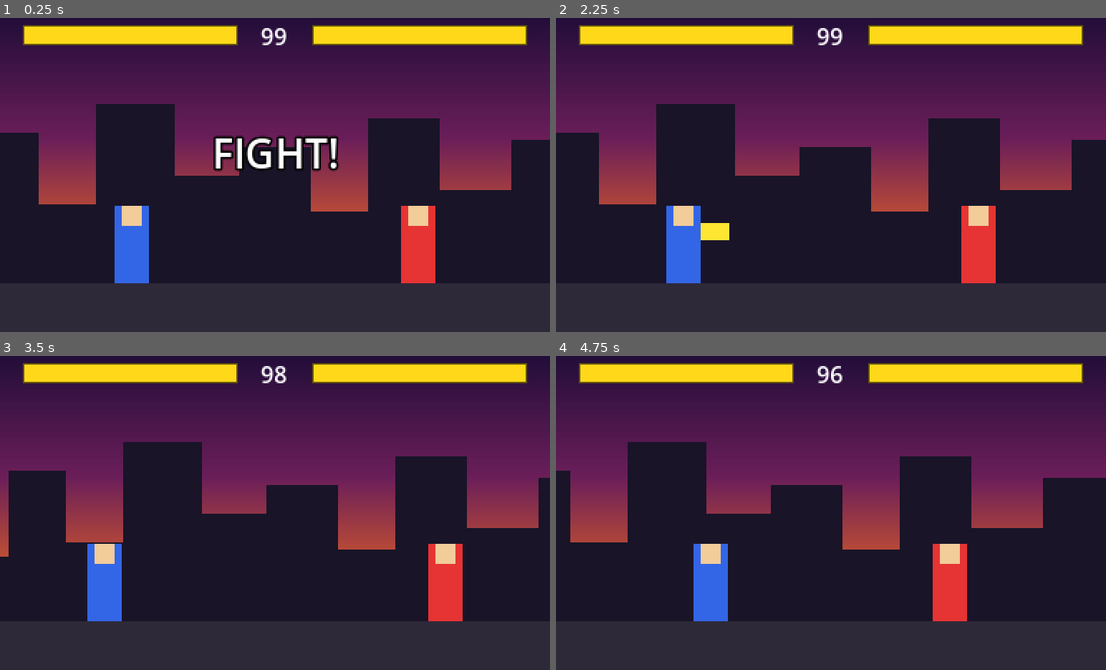
Above: before the commit, frames 1-4 (two rows, left to right).
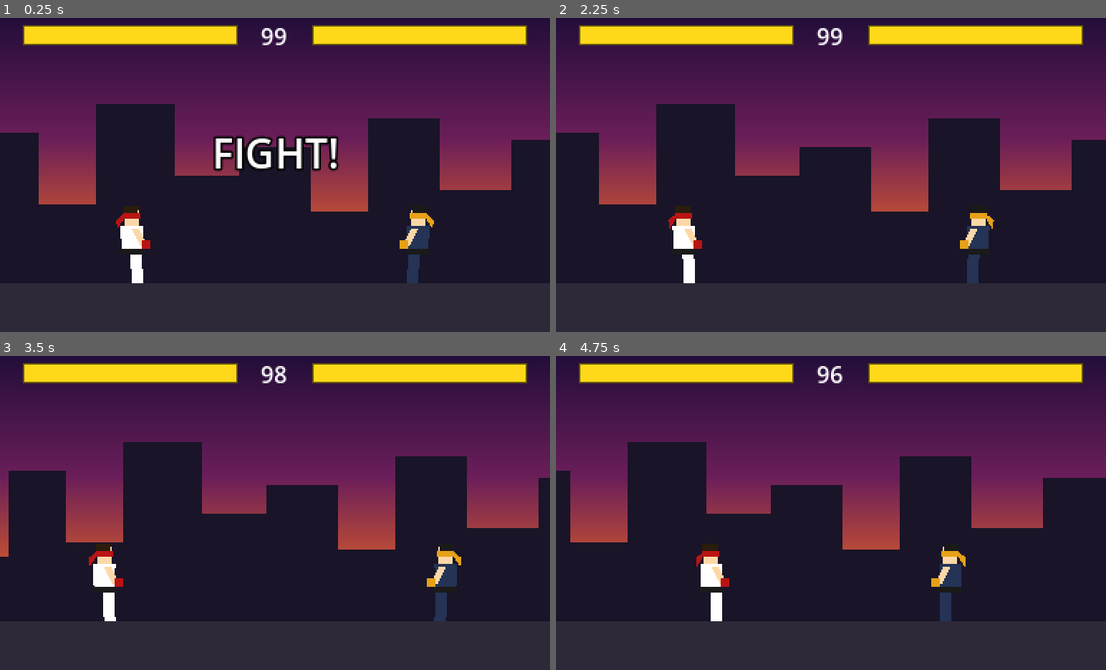
Above: after the commit, the same moments.

Repository: Antares1980/retro-fighter
Game: Godot game, scene res://scenes/Main.tscn
Same seed, same stepped clock (60 frames per second), same inputs: the game is played once before the commit and once after it.
Inputs (mouse positions are in pixels of both pictures, inside the frame that each line leads up to):
- Up to frame 1 (0.25 s): no input
- Up to frame 2 (2.25 s): tap Enter at 0.5, 2 s; move the mouse to (952, 156) at 0.52 s; hold D (p1_right) 0.53-1.25 s; tap L (p1_block) at 0.6 s; click (952, 156) at 0.67 s; tap Space at 0.77, 1.25 s; drag from (721, 187) to (974, 244) at 1.27 s; move the mouse to (886, 99) at 2.02 s; hold A (p1_left) from 2.03 s (still down); tap J (p1_punch) at 2.1 s
- Up to frame 3 (3.5 s): release A (p1_left) at 2.75 s; drag from (247, 572) to (445, 582) at 2.77 s
- Up to frame 4 (4.75 s): tap Space at 3.5, 3.77 s; move the mouse to (996, 556) at 3.52 s; hold D (p1_right) 3.53-4.25 s; tap Down (p2_down) at 3.6 s; drag from (666, 462) to (952, 582) at 4.27 s

The runs differ from the first frame. In frame 1, 3.0% of the frame differs, in the area x 20-80%, y 59-85%; in frame 2, 3.3%; in frame 3, 3.0%; in frame 4, 3.0%.

Commit message:
feat: Procedural Polygon2D Rig & Dynamic Palette Swap (Closes #13)

Diff:
--- a/scenes/Fighter.tscn
+++ b/scenes/Fighter.tscn
@@ -24,26 +24,77 @@
 
 [node name="Visual" type="Node2D" parent="."]
 
-[node name="Body" type="ColorRect" parent="Visual"]
-offset_left = -12.0
-offset_top = -54.0
-offset_right = 12.0
-color = Color(0.2, 0.4, 0.9, 1)
+[node name="BackArm" type="Polygon2D" parent="Visual"]
+z_index = -2
+z_as_relative = true
+color = Color(0.988235, 0.847059, 0.658824, 1)
+polygon = PackedVector2Array(-6, -38, -1, -38, 1, -28, -4, -26)
 
-[node name="Head" type="ColorRect" parent="Visual"]
-offset_left = -7.0
-offset_top = -54.0
-offset_right = 7.0
-offset_bottom = -40.0
-color = Color(0.95, 0.8, 0.6, 1)
+[node name="BackLeg" type="Polygon2D" parent="Visual"]
+z_index = -1
+z_as_relative = true
+color = Color(0.88, 0.88, 0.88, 1)
+polygon = PackedVector2Array(-7, -20, 0, -20, -1, 0, -8, 0)
 
-[node name="AttackVisual" type="ColorRect" parent="Visual"]
-visible = false
-offset_left = 12.0
-offset_top = -42.0
-offset_right = 32.0
-offset_bottom = -30.0
-color = Color(1, 0.9, 0.2, 1)
+[node name="TorsoGi" type="Polygon2D" parent="Visual"]
+z_index = 0
+z_as_relative = true
+color = Color(1, 1, 1, 1)
+polygon = PackedVector2Array(-8, -40, 8, -40, 7, -22, -7, -22)
+
+[node name="Belt" type="Polygon2D" parent="Visual"]
+z_index = 1
+z_as_relative = true
+color = Color(0.1, 0.1, 0.1, 1)
+polygon = PackedVector2Array(-8, -24, 8, -24, 8, -20, -8, -20)
+
+[node name="BeltKnot" type="Polygon2D" parent="Visual"]
+z_index = 1
+z_as_relative = true
+color = Color(0.1, 0.1, 0.1, 1)
+polygon = PackedVector2Array(-1, -22, 3, -22, 4, -12, 1, -12)
+
+[node name="Head" type="Polygon2D" parent="Visual"]
+z_index = 2
+z_as_relative = true
+color = Color(0.988235, 0.847059, 0.658824, 1)
+polygon = PackedVector2Array(-5, -52, 5, -52, 5, -40, -5, -40)
+
+[node name="Hair" type="Polygon2D" parent="Visual"]
+z_index = 3
+z_as_relative = true
+color = Color(0.17, 0.11, 0.05, 1)
+polygon = PackedVector2Array(-6, -54, 5, -54, 4, -48, -6, -48)
+
+[node name="Headband" type="Polygon2D" parent="Visual"]
+z_index = 3
+z_as_relative = true
+color = Color(0.72, 0.08, 0.08, 1)
+polygon = PackedVector2Array(-6, -49, 6, -49, 6, -45, -6, -45)
+
+[node name="Ties" type="Polygon2D" parent="Visual"]
+z_index = 2
+z_as_relative = true
+color = Color(0.72, 0.08, 0.08, 1)
+polygon = PackedVector2Array(-6, -48, -11, -44, -10, -38, -6, -44)
+
+[node name="LeadLeg" type="Polygon2D" parent="Visual"]
+z_index = 4
+z_as_relative = true
+color = Color(1, 1, 1, 1)
+polygon = PackedVector2Array(-1, -20, 7, -20, 8, 0, 0, 0)
+
+[node name="LeadArm" type="Polygon2D" parent="Visual"]
+z_index = 5
+z_as_relative = true
+color = Color(0.988235, 0.847059, 0.658824, 1)
+polygon = PackedVector2Array(0, -38, 5, -38, 10, -28, 6, -26)
+
+[node name="Glove" type="Polygon2D" parent="Visual"]
+z_index = 5
+z_as_relative = true
+color = Color(0.72, 0.08, 0.08, 1)
+polygon = PackedVector2Array(7, -30, 13, -30, 13, -24, 7, -24)
 
 [node name="Hurtbox" type="Area2D" parent="."]
 collision_layer = 8
--- a/scripts/Fighter.gd
+++ b/scripts/Fighter.gd
@@ -63,8 +63,22 @@
 const VIEWPORT_MARGIN_X: float = 16.0
 
 # Visual Styling
-const GI_COLOR_P1: Color = Color(0.2, 0.4, 0.9, 1.0)
-const GI_COLOR_P2: Color = Color(0.9, 0.2, 0.2, 1.0)
+const PALETTES: Dictionary = {
+	1: {
+		"gi": Color("ffffff"),
+		"accent": Color("b81414"),
+		"skin": Color("fcd8a8"),
+		"hair": Color("2b1d0c"),
+		"belt": Color("1a1a1a"),
+	},
+	2: {
+		"gi": Color("243356"),
+		"accent": Color("e6a117"),
+		"skin": Color("fcd8a8"),
+		"hair": Color("1a1a1a"),
+		"belt": Color("1a1a1a"),
+	}
+}
 
 @export var player_id: int = 1
 @export var max_health: int = MAX_HEALTH
@@ -95,9 +109,8 @@
 @onready var hurtbox: Hurtbox = $Hurtbox if has_node("Hurtbox") else null
 @onready var hitbox: Hitbox = $Hitbox if has_node("Hitbox") else null
 @onready var visual: Node2D = $Visual if has_node("Visual") else null
-@onready var body_rect: ColorRect = $Visual/Body if has_node("Visual/Body") else null
-@onready var head_rect: ColorRect = $Visual/Head if has_node("Visual/Head") else null
-@onready var attack_visual: ColorRect = $Visual/AttackVisual if has_node("Visual/AttackVisual") else null
+@onready var torso_gi: Polygon2D = $Visual/TorsoGi if has_node("Visual/TorsoGi") else null
+@onready var head_poly: Polygon2D = $Visual/Head if has_node("Visual/Head") else null
 
 func _init() -> void:
 	# Default CharacterBody2D configuration
@@ -124,16 +137,14 @@
 		hitbox = $Hitbox
 	if visual == null and has_node("Visual"):
 		visual = $Visual
-	if body_rect == null and has_node("Visual/Body"):
-		body_rect = $Visual/Body
-	if head_rect == null and has_node("Visual/Head"):
-		head_rect = $Visual/Head
-	if attack_visual == null and has_node("Visual/AttackVisual"):
-		attack_visual = $Visual/AttackVisual
+	if torso_gi == null and has_node("Visual/TorsoGi"):
+		torso_gi = $Visual/TorsoGi
+	if head_poly == null and has_node("Visual/Head"):
+		head_poly = $Visual/Head
 
 ## Configures the fighter for Player 1 or Player 2.
-## P1: Hurtbox Layer 4, Hitbox Layer 5 (mask 6), gi color blue.
-## P2: Hurtbox Layer 6, Hitbox Layer 7 (mask 4), gi color red.
+## P1: Hurtbox Layer 4, Hitbox Layer 5 (mask 6), white gi / crimson accents.
+## P2: Hurtbox Layer 6, Hitbox Layer 7 (mask 4), navy gi / gold accents.
 func setup(p_player_id: int) -> void:
 	player_id = p_player_id
 	_init_nodes()
@@ -152,11 +163,10 @@
 
 	if player_id == 1:
 		facing = 1
-		set_gi_color(GI_COLOR_P1)
 	elif player_id == 2:
 		facing = -1
-		set_gi_color(GI_COLOR_P2)
-
+
+	apply_palette(player_id)
 	set_facing(facing)
 
 func _unhandled_input(event: InputEvent) -> void:
@@ -350,15 +360,12 @@
 			hitbox.activate()
 			for area in hitbox.get_overlapping_areas():
 				hitbox.trigger_hit(area)
-		_set_attack_visual(true, "punch")
 	elif attack_tick == PUNCH_STARTUP_TICKS + PUNCH_ACTIVE_TICKS + 1:
 		if hitbox != null:
 			hitbox.deactivate()
-		_set_attack_visual(false)
 	elif attack_tick > PUNCH_TOTAL_TICKS:
 		if hitbox != null:
 			hitbox.deactivate()
-		_set_attack_visual(false)
 		change_state(State.IDLE)
 
 func _process_attack_kick(_delta: float) -> void:
@@ -373,15 +380,12 @@
 			hitbox.activate()
 			for area in hitbox.get_overlapping_areas():
 				hitbox.trigger_hit(area)
-		_set_attack_visual(true, "kick")
 	elif attack_tick == KICK_STARTUP_TICKS + KICK_ACTIVE_TICKS + 1:
 		if hitbox != null:
 			hitbox.deactivate()
-		_set_attack_visual(false)
 	elif attack_tick > KICK_TOTAL_TICKS:
 		if hitbox != null:
 			hitbox.deactivate()
-		_set_attack_visual(false)
 		change_state(State.IDLE)
 
 func _process_block_stun(_delta: float) -> void:
@@ -437,7 +441,6 @@
 	if old_state in [State.ATTACK_PUNCH, State.ATTACK_KICK]:
 		if hitbox != null:
 			hitbox.deactivate()
-		_set_attack_visual(false)
 
 	# Enter new state
 	match new_state:
@@ -597,7 +600,6 @@
 		hitbox.reset_hit()
 
 	_set_visual_crouch(false)
-	_set_attack_visual(false)
 
 	if player_id == 1:
 		facing = 1
@@ -683,37 +685,66 @@
 	return 0.0
 
 func set_gi_color(color: Color) -> void:
-	if body_rect != null:
-		body_rect.color = color
-
-func _set_visual_crouch(crouch: bool) -> void:
-	if body_rect != null:
-		if crouch:
-			body_rect.offset_top = -32.0
-		else:
-			body_rect.offset_top = -54.0
-	if head_rect != null:
-		if crouch:
-			head_rect.offset_top = -32.0
-			head_rect.offset_bottom = -18.0
-		else:
-			head_rect.offset_top = -54.0
-			head_rect.offset_bottom = -40.0
-
-func _set_attack_visual(active: bool, attack_type: String = "") -> void:
-	if attack_visual != null:
-		attack_visual.visible = active
-		if active:
-			if attack_type == "punch":
-				attack_visual.offset_left = 12.0
-				attack_visual.offset_top = -42.0
-				attack_visual.offset_right = 32.0
-				attack_visual.offset_bottom = -30.0
-			elif attack_type == "kick":
-				attack_visual.offset_left = 12.0
-				attack_visual.offset_top = -18.0
-				attack_visual.offset_right = 36.0
-				attack_visual.offset_bottom = -6.0
+	if torso_gi != null:
+		torso_gi.color = color
+
+func apply_palette(p_player_id: int = -1) -> void:
+	var pid: int = player_id if p_player_id <= 0 else p_player_id
+	if not PALETTES.has(pid):
+		return
+	var palette: Dictionary = PALETTES[pid]
+
+	var node_torso: Polygon2D = get_node_or_null("Visual/TorsoGi") as Polygon2D
+	if node_torso != null and palette.has("gi"):
+		node_torso.color = palette["gi"]
+
+	var node_lead_leg: Polygon2D = get_node_or_null("Visual/LeadLeg") as Polygon2D
+	if node_lead_leg != null and palette.has("gi"):
+		node_lead_leg.color = palette["gi"]
+
+	var node_back_leg: Polygon2D = get_node_or_null("Visual/BackLeg") as Polygon2D
+	if node_back_leg != null and palette.has("gi"):
+		node_back_leg.color = palette["gi"]
+
+	var node_headband: Polygon2D = get_node_or_null("Visual/Headband") as Polygon2D
+	if node_headband != null and palette.has("accent"):
+		node_headband.color = palette["accent"]
+
+	var node_ties: Polygon2D = get_node_or_null("Visual/Ties") as Polygon2D
+	if node_ties != null and palette.has("accent"):
+		node_ties.color = palette["accent"]
+
+	var node_glove: Polygon2D = get_node_or_null("Visual/Glove") as Polygon2D
+	if node_glove != null and palette.has("accent"):
+		node_glove.color = palette["accent"]
+
+	var node_head: Polygon2D = get_node_or_null("Visual/Head") as Polygon2D
+	if node_head != null and palette.has("skin"):
+		node_head.color = palette["skin"]
+
+	var node_lead_arm: Polygon2D = get_node_or_null("Visual/LeadArm") as Polygon2D
+	if node_lead_arm != null and palette.has("skin"):
+		node_lead_arm.color = palette["skin"]
+
+	var node_back_arm: Polygon2D = get_node_or_null("Visual/BackArm") as Polygon2D
+	if node_back_arm != null and palette.has("skin"):
+		node_back_arm.color = palette["skin"]
+
+	var node_hair: Polygon2D = get_node_or_null("Visual/Hair") as Polygon2D
+	if node_hair != null and palette.has("hair"):
+		node_hair.color = palette["hair"]
+
+	var node_belt: Polygon2D = get_node_or_null("Visual/Belt") as Polygon2D
+	if node_belt != null and palette.has("belt"):
+		node_belt.color = palette["belt"]
+
+	var node_belt_knot: Polygon2D = get_node_or_null("Visual/BeltKnot") as Polygon2D
+	if node_belt_knot != null and palette.has("belt"):
+		node_belt_knot.color = palette["belt"]
+
+func _set_visual_crouch(_crouch: bool) -> void:
+	if visual != null:
+		visual.position = Vector2.ZERO
 
 func _find_opponent_and_camera() -> void:
 	if opponent == null and get_parent() != null:
--- a/tests/test_fighter.gd
+++ b/tests/test_fighter.gd
@@ -49,6 +49,7 @@
 	test_ac06_boundary_clamping()
 	test_ac07_ko_knockdown_dead_and_reset()
 	test_ac10_p2_dummy_toggle_and_behavior()
+	test_ac1_palette_application_on_setup()
 
 	print("\n=== Test Results: %d passed, %d failed ===" % [passed, failed])
 	return failed == 0
@@ -88,8 +89,34 @@
 	# Visual
 	var visual = fighter.get_node_or_null("Visual")
 	assert_true(visual != null, "Visual Node2D exists")
-	var body = fighter.get_node_or_null("Visual/Body")
-	assert_true(body != null, "Visual/Body ColorRect exists")
+	var torso_gi = fighter.get_node_or_null("Visual/TorsoGi")
+	assert_true(torso_gi != null, "Visual/TorsoGi Polygon2D exists")
+	assert_true(torso_gi is Polygon2D, "Visual/TorsoGi is Polygon2D")
+
+	var rig_nodes = [
+		{"name": "BackArm", "z": -2},
+		{"name": "BackLeg", "z": -1},
+		{"name": "TorsoGi", "z": 0},
+		{"name": "Belt", "z": 1},
+		{"name": "BeltKnot", "z": 1},
+		{"name": "Head", "z": 2},
+		{"name": "Hair", "z": 3},
+		{"name": "Headband", "z": 3},
+		{"name": "Ties", "z": 2},
+		{"name": "LeadLeg", "z": 4},
+		{"name": "LeadArm", "z": 5},
+		{"name": "Glove", "z": 5},
+	]
+	for node_info in rig_nodes:
+		var node = fighter.get_node_or_null("Visual/" + node_info["name"])
+		assert_true(node != null, "Visual/%s exists" % node_info["name"])
+		assert_true(node is Polygon2D, "Visual/%s is Polygon2D" % node_info["name"])
+		if node is Polygon2D:
+			assert_equal(node.z_index, node_info["z"], "Visual/%s z_index is %d" % [node_info["name"], node_info["z"]])
+			assert_true(node.z_as_relative, "Visual/%s z_as_relative is true" % node_info["name"])
+
+	assert_true(fighter.get_node_or_null("Visual/Body") == null, "Visual/Body ColorRect replaced")
+	assert_true(fighter.get_node_or_null("Visual/AttackVisual") == null, "Visual/AttackVisual ColorRect removed")
 
 	fighter.free()
 
@@ -121,7 +148,8 @@
 	assert_equal(f1.hitbox.collision_mask, HitboxScript.MASK_P2_HURTBOX, "P1 Hitbox mask is Layer 6 (32)")
 	assert_equal(f1.health, 100, "P1 initial health is 100")
 	assert_equal(f1.state, FighterScript.State.IDLE, "P1 initial state is IDLE")
-	assert_equal(f1.body_rect.color, FighterScript.GI_COLOR_P1, "P1 gi color is blue")
+	assert_equal(f1.torso_gi.color, FighterScript.PALETTES[1]["gi"], "P1 gi color is white")
+	assert_equal(f1.get_node("Visual/Headband").color, FighterScript.PALETTES[1]["accent"], "P1 headband is crimson")
 	f1.free()
 
 	var f2 = FighterScene.instantiate()
@@ -131,7 +159,8 @@
 	assert_equal(f2.hurtbox.collision_layer, HitboxScript.MASK_P2_HURTBOX, "P2 Hurtbox layer is Layer 6 (32)")
 	assert_equal(f2.hitbox.collision_layer, HitboxScript.MASK_P2_HITBOX, "P2 Hitbox layer is Layer 7 (64)")
 	assert_equal(f2.hitbox.collision_mask, HitboxScript.MASK_P1_HURTBOX, "P2 Hitbox mask is Layer 4 (8)")
-	assert_equal(f2.body_rect.color, FighterScript.GI_COLOR_P2, "P2 gi color is red")
+	assert_equal(f2.torso_gi.color, FighterScript.PALETTES[2]["gi"], "P2 gi color is navy")
+	assert_equal(f2.get_node("Visual/Headband").color, FighterScript.PALETTES[2]["accent"], "P2 headband is gold")
 	f2.free()
 
 func test_auto_facing() -> void:
@@ -607,3 +636,15 @@
 
 	p1.free()
 	p2.free()
+
+func test_ac1_palette_application_on_setup() -> void:
+	print("\nScenario: AC-1 - Palette Application on Setup")
+	var f = FighterScene.instantiate()
+	f.setup(2)
+	var torso = f.get_node_or_null("Visual/TorsoGi") as Polygon2D
+	var headband = f.get_node_or_null("Visual/Headband") as Polygon2D
+	assert_true(torso != null, "TorsoGi node exists on unparented setup(2)")
+	assert_true(headband != null, "Headband node exists on unparented setup(2)")
+	assert_equal(torso.color, Color("243356"), "Visual/TorsoGi.color equals Color('243356') (navy)")
+	assert_equal(headband.color, Color("e6a117"), "Visual/Headband.color equals Color('e6a117') (gold)")
+	f.free()
Not shown, changed: CHANGELOG.md
Not shown, changed: tests/test_fighter.py
